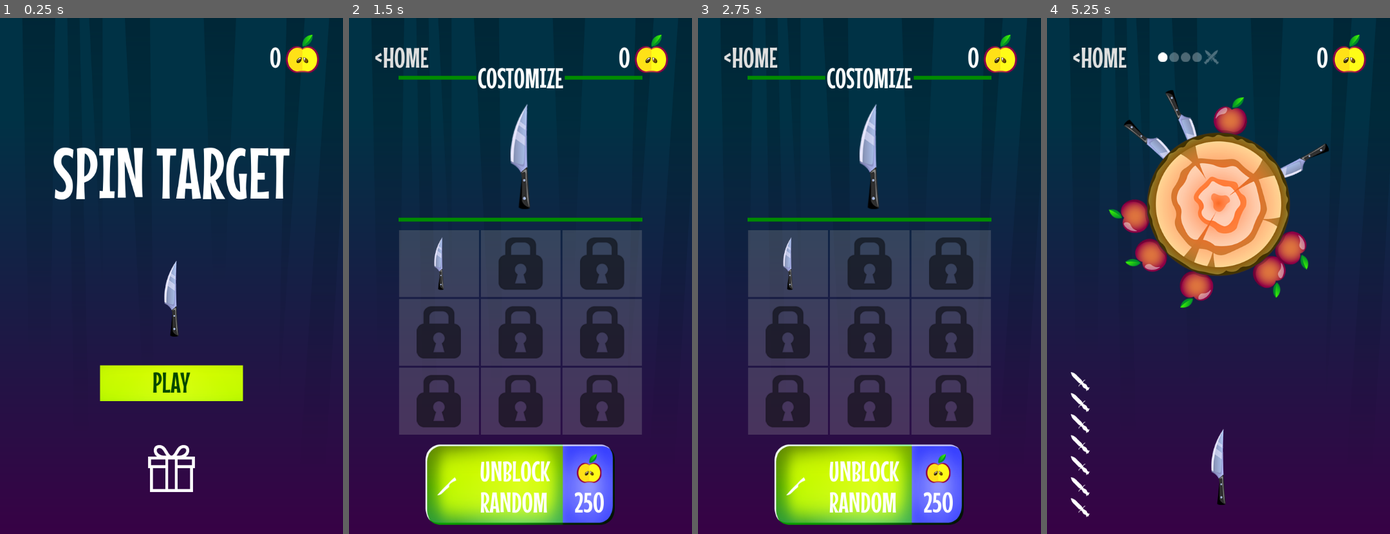
Above: before the commit, frames 1-4 (left to right).
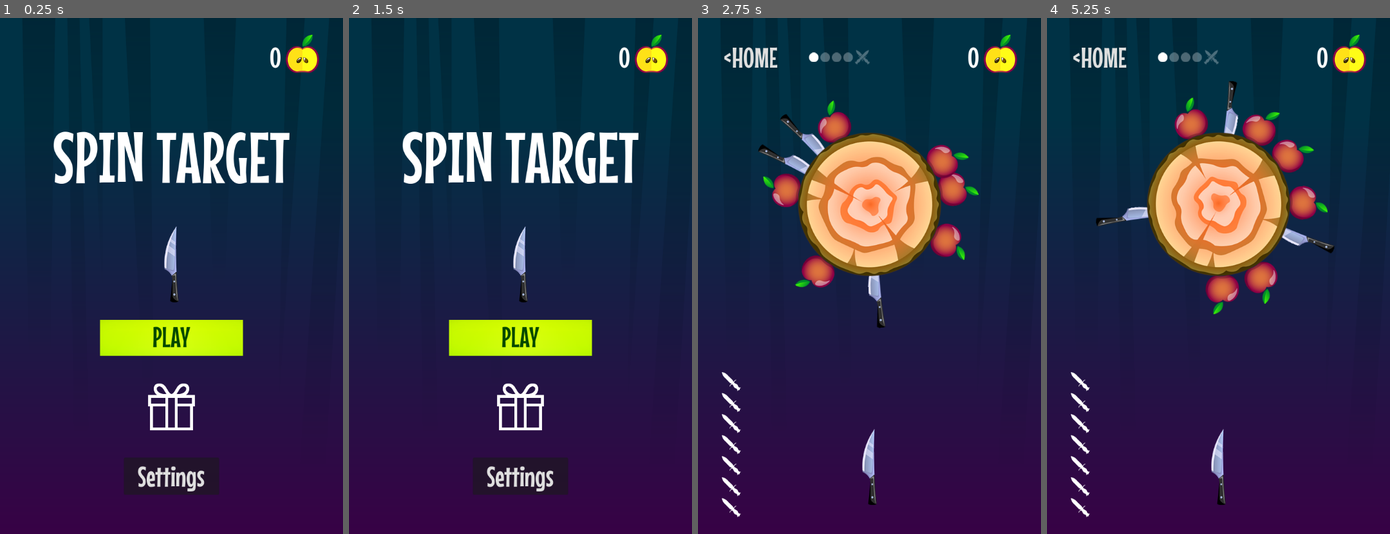
Above: after the commit, the same moments.

Repository: top-it-090304/Spin-Target
Game: Godot game, scene res://scens/start_screen/start_screen.tscn
Same seed, same stepped clock (60 frames per second), same inputs: the game is played once before the commit and once after it.
Inputs (mouse positions are in pixels of both pictures, inside the frame that each line leads up to):
- Up to frame 1 (0.25 s): no input
- Up to frame 2 (1.5 s): click (520, 477) at 0.5 s, where only the run after the commit has a clickable "Settings"; click (520, 497) at 1.25 s, where only the run after the commit has a clickable "Back"
- Up to frame 3 (2.75 s): click (869, 337) at 2 s, where only the run after the commit has a clickable "PLAY"
- Up to frame 4 (5.25 s): click "<HOME" at 2.75 s; click "PLAY" at 3.5 s; click "<HOME" at 4.25 s; click "PLAY" at 5 s

The runs differ from the first frame. In frame 1, 13% of the frame differs, in the area x 15-85%, y 22-93%; in frame 2, 36%; in frame 3, 41%, in the area x 6-86%, y 6-99%; in frame 4, 6.1%.

Commit message:
Мегакоммит добавлена система combo адаптивный UI под различные устройства добавлено меню с настройками скорость вращения мишени  переработана

Diff:
--- a/spin-target/core/events.gd
+++ b/spin-target/core/events.gd
@@ -1,7 +1,9 @@
 extends Node
 
-enum LOCATIONS { START, GAME, SHOP }
+enum LOCATIONS { START, GAME, SHOP, SETTINGS }
 
 signal location_changed(location: LOCATIONS)
 signal apples_changed(apples: int)
 signal knives_changed()
+signal combo_changed(combo: int, multiplier: float)
+signal combo_broken()
--- a/spin-target/core/globals.gd
+++ b/spin-target/core/globals.gd
@@ -3,7 +3,8 @@
 var location_to_scene = {
 	Events.LOCATIONS.GAME: preload("res://scens/game/game.tscn"),
 	Events.LOCATIONS.START: preload("res://scens/start_screen/start_screen.tscn"),
-	Events.LOCATIONS.SHOP: preload("res://scens/knife_shop/knife_shop.tscn")
+	Events.LOCATIONS.SHOP: preload("res://scens/knife_shop/knife_shop.tscn"),
+	Events.LOCATIONS.SETTINGS: preload("res://scens/settings/settings.tscn")
 }
 
 var rmg := RandomNumberGenerator.new()
@@ -18,6 +19,16 @@
 
 var total_levels_passed: int = 0
 var max_level_record: int = 0
+
+# Combo system
+var current_combo: int = 0
+var combo_multiplier: float = 1.0
+const COMBO_MULTIPLIER_STEP: float = 0.1
+const MAX_COMBO_MULTIPLIER: float = 3.0
+
+# Settings
+var music_volume: float = 0.8
+var sfx_volume: float = 0.8
 
 var knife_prices: Array[int] = [
 	250,  500, 1000,
@@ -49,6 +60,24 @@
 		apples = 0
 	Events.apples_changed.emit(apples)
 	_save_progress()
+
+
+func increase_combo() -> void:
+	current_combo += 1
+	combo_multiplier = min(1.0 + (current_combo - 1) * COMBO_MULTIPLIER_STEP, MAX_COMBO_MULTIPLIER)
+	Events.combo_changed.emit(current_combo, combo_multiplier)
+
+
+func reset_combo() -> void:
+	if current_combo > 0:
+		Events.combo_broken.emit()
+	current_combo = 0
+	combo_multiplier = 1.0
+	Events.combo_changed.emit(current_combo, combo_multiplier)
+
+
+func get_combo_bonus_apples(base_apples: int) -> int:
+	return int(base_apples * combo_multiplier)
 
 
 func can_spend_apples(cost: int) -> bool:
@@ -149,6 +178,8 @@
 	config.set_value("progress", "unlocked_knives", unlocked_knives)
 	config.set_value("progress", "total_levels_passed", total_levels_passed)
 	config.set_value("progress", "max_level_record", max_level_record)
+	config.set_value("settings", "music_volume", music_volume)
+	config.set_value("settings", "sfx_volume", sfx_volume)
 	config.save("user://save.cfg")
 
 
@@ -167,8 +198,39 @@
 	total_levels_passed = int(config.get_value("progress", "total_levels_passed", 0))
 	max_level_record = int(config.get_value("progress", "max_level_record", 0))
 
+	music_volume = float(config.get_value("settings", "music_volume", 0.8))
+	sfx_volume = float(config.get_value("settings", "sfx_volume", 0.8))
+
 	if unlocked_knives.size() != KNIVES_COUNT:
 		_init_knives()
 	else:
 		Events.apples_changed.emit(apples)
 		Events.knives_changed.emit()
+
+	_apply_audio_settings()
+
+
+func _apply_audio_settings() -> void:
+	var music_bus_idx := AudioServer.get_bus_index("Music")
+	var sfx_bus_idx := AudioServer.get_bus_index("SFX")
+
+	if music_bus_idx >= 0:
+		AudioServer.set_bus_volume_db(music_bus_idx, linear_to_db(music_volume))
+	if sfx_bus_idx >= 0:
+		AudioServer.set_bus_volume_db(sfx_bus_idx, linear_to_db(sfx_volume))
+
+
+func set_music_volume(volume: float) -> void:
+	music_volume = clamp(volume, 0.0, 1.0)
+	var music_bus_idx := AudioServer.get_bus_index("Music")
+	if music_bus_idx >= 0:
+		AudioServer.set_bus_volume_db(music_bus_idx, linear_to_db(music_volume))
+	_save_progress()
+
+
+func set_sfx_volume(volume: float) -> void:
+	sfx_volume = clamp(volume, 0.0, 1.0)
+	var sfx_bus_idx := AudioServer.get_bus_index("SFX")
+	if sfx_bus_idx >= 0:
+		AudioServer.set_bus_volume_db(sfx_bus_idx, linear_to_db(sfx_volume))
+	_save_progress()
--- a/spin-target/elements/Knife_shooter/knifeshooter.gd
+++ b/spin-target/elements/Knife_shooter/knifeshooter.gd
@@ -34,7 +34,15 @@
 	# бросок только если нож в руке (не на мишени)
 	if not is_instance_valid(knife) or knife.get_parent() != self:
 		return
-	if event is InputEventScreenTouch and event.is_pressed() and timer.time_left <= 0:
+
+	# Поддержка тач-экрана, мыши и геймпада
+	var should_throw := false
+	if event is InputEventScreenTouch and event.is_pressed():
+		should_throw = true
+	elif event.is_action_pressed("throw_knife"):
+		should_throw = true
+
+	if should_throw and timer.time_left <= 0:
 		knife.throw()
 		timer.start()
 
--- a/spin-target/elements/apple/apple.gd
+++ b/spin-target/elements/apple/apple.gd
@@ -14,12 +14,16 @@
 	if not is_hitted:
 		is_hitted = true
 		sprite.hide()
+
+		# Применяем бонус комбо к наградам
 		if Globals.current_level == Globals.LEVEL_COUNT - 1:
 			var boss_index := int(Globals.total_levels_passed / Globals.LEVEL_COUNT) + 1
 			var reward_per_apple := boss_index * 10
-			Globals.add_apples(reward_per_apple)
+			var bonus_reward := Globals.get_combo_bonus_apples(reward_per_apple)
+			Globals.add_apples(bonus_reward)
 		else:
-			Globals.add_apples(1)
+			var bonus_reward := Globals.get_combo_bonus_apples(1)
+			Globals.add_apples(bonus_reward)
 
 		var tween = create_tween()
 		for particle in particles:
--- a/spin-target/elements/knife/knife.gd
+++ b/spin-target/elements/knife/knife.gd
@@ -47,12 +47,18 @@
 		_play_wood_hit_sound()
 		add_knife_to_target(collider)
 		change_state(State.IDLE)
+		# Увеличиваем комбо при успешном попадании
+		Globals.increase_combo()
 	elif collider is Knife:
 		_play_hit_sound()
 		throw_away(collision.get_normal())
+		# Сбрасываем комбо при столкновении с другим ножом
+		Globals.reset_combo()
 	else:
 		_play_wood_hit_sound()
 		throw_away(collision.get_normal())
+		# Сбрасываем комбо при промахе
+		Globals.reset_combo()
 
 
 func _play_hit_sound() -> void:
--- a/spin-target/elements/targets/target/target.gd
+++ b/spin-target/elements/targets/target/target.gd
@@ -15,6 +15,12 @@
 var speed := PI
 
 var remaining_apples: int = 0
+
+# Динамическая скорость
+var base_speed := PI
+var speed_change_time := 0.0
+var speed_change_interval := 2.0
+var is_accelerating := true
 
 @onready var items_container := $ItemsContainer
 @onready var sprite := $Sprite2D
@@ -55,9 +61,19 @@
 
 func _update_rotation(delta: float) -> void:
 	phase_time += delta
+	speed_change_time += delta
 
 	var level_idx := Globals.current_level
 	var last_level := Globals.LEVEL_COUNT - 1
+
+	# Динамическое изменение скорости для всех уровней кроме первого
+	if level_idx > 0 and speed_change_time >= speed_change_interval:
+		speed_change_time = 0.0
+		if is_accelerating:
+			speed = base_speed * Globals.rmg.randf_range(1.2, 1.8)
+		else:
+			speed = base_speed * Globals.rmg.randf_range(0.6, 0.9)
+		is_accelerating = not is_accelerating
 
 	if level_idx == last_level:
 		# босс: полностью непредсказуемое вращение
--- a/spin-target/elements/ui/hud/hud.gd
+++ b/spin-target/elements/ui/hud/hud.gd
@@ -3,14 +3,17 @@
 @onready var apples_label := $MarginContainer/VBoxContainer/HBoxContainer/HBoxContainer2/Label
 @onready var knives_row := $MarginContainer/VBoxContainer/HBoxContainer2/VBoxContainer
 @onready var level_icons_row := $MarginContainer/VBoxContainer/HBoxContainer/HBoxContainer
+@onready var combo_label := $ComboLabel
 
 
 func _ready() -> void:
 	Events.apples_changed.connect(_on_apples_changed)
+	Events.combo_changed.connect(_on_combo_changed)
 	_on_apples_changed(Globals.apples)
 	_hide_home_on_start()
 	_update_knives_visual()
 	_update_level_icons()
+	_update_combo_display()
 
 
 func _process(_delta: float) -> void:
@@ -21,6 +24,30 @@
 func _on_apples_changed(apples: int) -> void:
 	if apples_label:
 		apples_label.text = str(apples)
+
+
+func _on_combo_changed(combo: int, multiplier: float) -> void:
+	_update_combo_display()
+
+
+func _update_combo_display() -> void:
+	if not combo_label:
+		return
+
+	var current_scene := get_tree().current_scene
+	var is_game := current_scene and current_scene.name == "Game"
+
+	if not is_game or Globals.current_combo <= 0:
+		combo_label.hide()
+		return
+
+	combo_label.show()
+	combo_label.text = "COMBO x%d\n%.1fx" % [Globals.current_combo, Globals.combo_multiplier]
+
+	# Анимация при увеличении комбо
+	var tween := create_tween()
+	tween.tween_property(combo_label, "scale", Vector2(1.2, 1.2), 0.1)
+	tween.tween_property(combo_label, "scale", Vector2(1.0, 1.0), 0.1)
 
 
 func _on_home_button_pressed() -> void:
--- a/spin-target/elements/ui/hud/hud.tscn
+++ b/spin-target/elements/ui/hud/hud.tscn
@@ -144,4 +144,26 @@
 layout_mode = 2
 texture = ExtResource("5_2xxep")
 
+[node name="ComboLabel" type="Label" parent="."]
+visible = false
+anchors_preset = 8
+anchor_left = 0.5
+anchor_top = 0.5
+anchor_right = 0.5
+anchor_bottom = 0.5
+offset_left = -100.0
+offset_top = -50.0
+offset_right = 100.0
+offset_bottom = 50.0
+grow_horizontal = 2
+grow_vertical = 2
+theme_override_colors/font_color = Color(1, 0.8, 0, 1)
+theme_override_colors/font_outline_color = Color(0, 0, 0, 1)
+theme_override_constants/outline_size = 8
+theme_override_font_sizes/font_size = 32
+text = "COMBO x5
+1.5x"
+horizontal_alignment = 1
+vertical_alignment = 1
+
 [connection signal="pressed" from="MarginContainer/VBoxContainer/HBoxContainer/HomeButton" to="." method="_on_home_button_pressed"]
--- /dev/null
+++ b/spin-target/elements/ui/pause_menu/pause_menu.gd
@@ -0,0 +1,44 @@
+extends CanvasLayer
+
+
+func _ready() -> void:
+	hide()
+	process_mode = Node.PROCESS_MODE_ALWAYS
+
+
+func _unhandled_input(event: InputEvent) -> void:
+	if event.is_action_pressed("ui_cancel"):
+		toggle_pause()
+
+
+func toggle_pause() -> void:
+	if visible:
+		resume()
+	else:
+		pause()
+
+
+func pause() -> void:
+	get_tree().paused = true
+	show()
+
+
+func resume() -> void:
+	get_tree().paused = false
+	hide()
+
+
+func _on_resume_button_pressed() -> void:
+	resume()
+
+
+func _on_restart_button_pressed() -> void:
+	get_tree().paused = false
+	Globals.reset_combo()
+	Events.location_changed.emit(Events.LOCATIONS.GAME)
+
+
+func _on_menu_button_pressed() -> void:
+	get_tree().paused = false
+	Globals.reset_combo()
+	Events.location_changed.emit(Events.LOCATIONS.START)
--- /dev/null
+++ b/spin-target/elements/ui/pause_menu/pause_menu.tscn
@@ -0,0 +1,55 @@
+[gd_scene load_steps=2 format=3 uid="uid://bqw8yxvn5qn3h"]
+
+[ext_resource type="Script" path="res://elements/ui/pause_menu/pause_menu.gd" id="1_pause"]
+
+[node name="PauseMenu" type="CanvasLayer"]
+layer = 10
+script = ExtResource("1_pause")
+
+[node name="ColorRect" type="ColorRect" parent="."]
+anchors_preset = 15
+anchor_right = 1.0
+anchor_bottom = 1.0
+grow_horizontal = 2
+grow_vertical = 2
+color = Color(0, 0, 0, 0.7)
+
+[node name="CenterContainer" type="CenterContainer" parent="."]
+anchors_preset = 15
+anchor_right = 1.0
+anchor_bottom = 1.0
+grow_horizontal = 2
+grow_vertical = 2
+
+[node name="VBoxContainer" type="VBoxContainer" parent="CenterContainer"]
+layout_mode = 2
+theme_override_constants/separation = 20
+
+[node name="Label" type="Label" parent="CenterContainer/VBoxContainer"]
+layout_mode = 2
+theme_override_colors/font_color = Color(1, 1, 1, 1)
+theme_override_font_sizes/font_size = 48
+text = "PAUSED"
+horizontal_alignment = 1
+
+[node name="ResumeButton" type="Button" parent="CenterContainer/VBoxContainer"]
+custom_minimum_size = Vector2(300, 60)
+layout_mode = 2
+theme_override_font_sizes/font_size = 24
+text = "Resume"
+
+[node name="RestartButton" type="Button" parent="CenterContainer/VBoxContainer"]
+custom_minimum_size = Vector2(300, 60)
+layout_mode = 2
+theme_override_font_sizes/font_size = 24
+text = "Restart"
+
+[node name="MenuButton" type="Button" parent="CenterContainer/VBoxContainer"]
+custom_minimum_size = Vector2(300, 60)
+layout_mode = 2
+theme_override_font_sizes/font_size = 24
+text = "Main Menu"
+
+[connection signal="pressed" from="CenterContainer/VBoxContainer/ResumeButton" to="." method="_on_resume_button_pressed"]
+[connection signal="pressed" from="CenterContainer/VBoxContainer/RestartButton" to="." method="_on_restart_button_pressed"]
+[connection signal="pressed" from="CenterContainer/VBoxContainer/MenuButton" to="." method="_on_menu_button_pressed"]
--- a/spin-target/project.godot
+++ b/spin-target/project.godot
@@ -25,13 +25,36 @@
 
 window/size/viewport_width=720
 window/size/viewport_height=1080
+window/size/resizable=true
+window/size/window_width_override=720
+window/size/window_height_override=1080
 window/stretch/mode="viewport"
-window/stretch/aspect="expand"
+window/stretch/aspect="keep"
 window/handheld/orientation=1
 
 [gui]
 
 theme/custom="uid://jfh2k0y7oq5k"
+
+[input]
+
+ui_accept={
+"deadzone": 0.5,
+"events": [Object(InputEventKey,"resource_local_to_scene":false,"resource_name":"","device":-1,"window_id":0,"alt_pressed":false,"shift_pressed":false,"ctrl_pressed":false,"meta_pressed":false,"pressed":false,"keycode":4194309,"physical_keycode":0,"key_label":0,"unicode":0,"location":0,"echo":false,"script":null)
+, Object(InputEventKey,"resource_local_to_scene":false,"resource_name":"","device":-1,"window_id":0,"alt_pressed":false,"shift_pressed":false,"ctrl_pressed":false,"meta_pressed":false,"pressed":false,"keycode":4194310,"physical_keycode":0,"key_label":0,"unicode":0,"location":0,"echo":false,"script":null)
+, Object(InputEventKey,"resource_local_to_scene":false,"resource_name":"","device":-1,"window_id":0,"alt_pressed":false,"shift_pressed":false,"ctrl_pressed":false,"meta_pressed":false,"pressed":false,"keycode":32,"physical_keycode":0,"key_label":0,"unicode":32,"location":0,"echo":false,"script":null)
+, Object(InputEventJoypadButton,"resource_local_to_scene":false,"resource_name":"","device":-1,"button_index":0,"pressure":0.0,"pressed":true,"script":null)
+]
+}
+throw_knife={
+"deadzone": 0.5,
+"events": [Object(InputEventJoypadButton,"resource_local_to_scene":false,"resource_name":"","device":-1,"button_index":0,"pressure":0.0,"pressed":true,"script":null)
+, Object(InputEventJoypadButton,"resource_local_to_scene":false,"resource_name":"","device":-1,"button_index":1,"pressure":0.0,"pressed":true,"script":null)
+, Object(InputEventJoypadButton,"resource_local_to_scene":false,"resource_name":"","device":-1,"button_index":2,"pressure":0.0,"pressed":true,"script":null)
+, Object(InputEventJoypadButton,"resource_local_to_scene":false,"resource_name":"","device":-1,"button_index":3,"pressure":0.0,"pressed":true,"script":null)
+, Object(InputEventMouseButton,"resource_local_to_scene":false,"resource_name":"","device":-1,"window_id":0,"alt_pressed":false,"shift_pressed":false,"ctrl_pressed":false,"meta_pressed":false,"button_mask":1,"position":Vector2(0, 0),"global_position":Vector2(0, 0),"factor":1.0,"button_index":1,"canceled":false,"pressed":true,"double_click":false,"script":null)
+]
+}
 
 [input_devices]
 
--- a/spin-target/scens/game/game.gd
+++ b/spin-target/scens/game/game.gd
@@ -3,3 +3,5 @@
 
 func _ready() -> void:
 	Music.set_music_for_level(Globals.current_level)
+	# Сбрасываем комбо при начале уровня
+	Globals.reset_combo()
--- a/spin-target/scens/game/game.tscn
+++ b/spin-target/scens/game/game.tscn
@@ -7,6 +7,7 @@
 [ext_resource type="PackedScene" uid="uid://c5w6nk4bkc8we" path="res://elements/ui/lose_banner/lose_banner.tscn" id="5_lb1"]
 [ext_resource type="PackedScene" uid="uid://ww75y3so6ud8" path="res://elements/ui/restart_overlay/restart_overlay.tscn" id="6_ro"]
 [ext_resource type="Script" path="res://scens/game/game.gd" id="7_game"]
+[ext_resource type="PackedScene" uid="uid://bqw8yxvn5qn3h" path="res://elements/ui/pause_menu/pause_menu.tscn" id="8_pause"]
 
 [node name="Game" type="Node2D"]
 script = ExtResource("7_game")
@@ -19,6 +20,8 @@
 
 [node name="RestartOverlay" parent="HUD" instance=ExtResource("6_ro")]
 
+[node name="PauseMenu" parent="." instance=ExtResource("8_pause")]
+
 [node name="Knifeshooter" parent="." instance=ExtResource("2_33bt6")]
 position = Vector2(360, 944)
 
--- /dev/null
+++ b/spin-target/scens/settings/settings.gd
@@ -0,0 +1,39 @@
+extends Control
+
+@onready var music_slider := $MarginContainer/VBoxContainer/MusicContainer/MusicSlider
+@onready var sfx_slider := $MarginContainer/VBoxContainer/SFXContainer/SFXSlider
+@onready var music_label := $MarginContainer/VBoxContainer/MusicContainer/MusicLabel
+@onready var sfx_label := $MarginContainer/VBoxContainer/SFXContainer/SFXLabel
+
+
+func _ready() -> void:
+	if music_slider:
+		music_slider.value = Globals.music_volume
+		_update_music_label(Globals.music_volume)
+	if sfx_slider:
+		sfx_slider.value = Globals.sfx_volume
+		_update_sfx_label(Globals.sfx_volume)
+
+
+func _on_music_slider_value_changed(value: float) -> void:
+	Globals.set_music_volume(value)
+	_update_music_label(value)
+
+
+func _on_sfx_slider_value_changed(value: float) -> void:
+	Globals.set_sfx_volume(value)
+	_update_sfx_label(value)
+
+
+func _update_music_label(value: float) -> void:
+	if music_label:
+		music_label.text = "Music: %d%%" % int(value * 100)
+
+
+func _update_sfx_label(value: float) -> void:
+	if sfx_label:
+		sfx_label.text = "SFX: %d%%" % int(value * 100)
+
+
+func _on_back_button_pressed() -> void:
+	Events.location_changed.emit(Events.LOCATIONS.START)
--- /dev/null
+++ b/spin-target/scens/settings/settings.tscn
@@ -0,0 +1,82 @@
+[gd_scene load_steps=2 format=3 uid="uid://c8h5yxvn5qn3h"]
+
+[ext_resource type="Script" path="res://scens/settings/settings.gd" id="1_settings"]
+
+[node name="Settings" type="Control"]
+layout_mode = 3
+anchors_preset = 15
+anchor_right = 1.0
+anchor_bottom = 1.0
+grow_horizontal = 2
+grow_vertical = 2
+script = ExtResource("1_settings")
+
+[node name="MarginContainer" type="MarginContainer" parent="."]
+layout_mode = 1
+anchors_preset = 15
+anchor_right = 1.0
+anchor_bottom = 1.0
+grow_horizontal = 2
+grow_vertical = 2
+theme_override_constants/margin_left = 50
+theme_override_constants/margin_top = 50
+theme_override_constants/margin_right = 50
+theme_override_constants/margin_bottom = 50
+
+[node name="VBoxContainer" type="VBoxContainer" parent="MarginContainer"]
+layout_mode = 2
+theme_override_constants/separation = 30
+
+[node name="Title" type="Label" parent="MarginContainer/VBoxContainer"]
+layout_mode = 2
+theme_override_font_sizes/font_size = 48
+text = "SETTINGS"
+horizontal_alignment = 1
+
+[node name="MusicContainer" type="VBoxContainer" parent="MarginContainer/VBoxContainer"]
+layout_mode = 2
+theme_override_constants/separation = 10
+
+[node name="MusicLabel" type="Label" parent="MarginContainer/VBoxContainer/MusicContainer"]
+layout_mode = 2
+theme_override_font_sizes/font_size = 24
+text = "Music: 80%"
+
+[node name="MusicSlider" type="HSlider" parent="MarginContainer/VBoxContainer/MusicContainer"]
+custom_minimum_size = Vector2(0, 40)
+layout_mode = 2
+min_value = 0.0
+max_value = 1.0
+step = 0.01
+value = 0.8
+
+[node name="SFXContainer" type="VBoxContainer" parent="MarginContainer/VBoxContainer"]
+layout_mode = 2
+theme_override_constants/separation = 10
+
+[node name="SFXLabel" type="Label" parent="MarginContainer/VBoxContainer/SFXContainer"]
+layout_mode = 2
+theme_override_font_sizes/font_size = 24
+text = "SFX: 80%"
+
+[node name="SFXSlider" type="HSlider" parent="MarginContainer/VBoxContainer/SFXContainer"]
+custom_minimum_size = Vector2(0, 40)
+layout_mode = 2
+min_value = 0.0
+max_value = 1.0
+step = 0.01
+value = 0.8
+
+[node name="Spacer" type="Control" parent="MarginContainer/VBoxContainer"]
+layout_mode = 2
+size_flags_vertical = 3
+
+[node name="BackButton" type="Button" parent="MarginContainer/VBoxContainer"]
+custom_minimum_size = Vector2(0, 60)
+layout_mode = 2
+theme_override_font_sizes/font_size = 24
+text = "Back"
+
+[connection signal="value_changed" from="MarginContainer/VBoxContainer/MusicContainer/MusicSlider" to="." method="_on_music_slider_value_changed"]
+[connection signal="value_changed" from="MarginContainer/VBoxContainer/SFXContainer/SFXSlider" to="." method="_on_sfx_slider_value_changed"]
+[connection signal="pressed" from="MarginContainer/VBoxContainer/BackButton" to="." method="_on_back_button_pressed"]
--- a/spin-target/scens/start_screen/start_screen.gd
+++ b/spin-target/scens/start_screen/start_screen.gd
@@ -21,6 +21,12 @@
 		preview.texture = texture
 
 
+func _unhandled_input(event: InputEvent) -> void:
+	# Поддержка геймпада для начала игры
+	if event.is_action_pressed("ui_accept"):
+		_on_button_pressed()
+
+
 func _on_button_pressed() -> void:
 	Globals.current_level = 0
 	Globals._save_progress()
@@ -29,3 +35,7 @@
 
 func _on_texture_button_pressed() -> void:
 	Events.location_changed.emit(Events.LOCATIONS.SHOP)
+
+
+func _on_settings_button_pressed() -> void:
+	Events.location_changed.emit(Events.LOCATIONS.SETTINGS)
--- a/spin-target/scens/start_screen/start_screen.tscn
+++ b/spin-target/scens/start_screen/start_screen.tscn
@@ -79,5 +79,15 @@
 texture_normal = ExtResource("4_6yeio")
 stretch_mode = 5
 
+[node name="CenterContainer4" type="CenterContainer" parent="MarginContainer/VBoxContainer"]
+layout_mode = 2
+size_flags_vertical = 3
+
+[node name="SettingsButton" type="Button" parent="MarginContainer/VBoxContainer/CenterContainer4"]
+custom_minimum_size = Vector2(200, 50)
+layout_mode = 2
+text = "Settings"
+
 [connection signal="pressed" from="MarginContainer/VBoxContainer/CenterContainer2/Button" to="." method="_on_button_pressed"]
 [connection signal="pressed" from="MarginContainer/VBoxContainer/CenterContainer3/TextureButton" to="." method="_on_texture_button_pressed"]
+[connection signal="pressed" from="MarginContainer/VBoxContainer/CenterContainer4/SettingsButton" to="." method="_on_settings_button_pressed"]
Not shown, added: spin-target/elements/ui/pause_menu/pause_menu.gd.uid
Not shown, added: spin-target/export_presets.cfg
Binary file added: spin-target/icon/108_108.png
Not shown, added: spin-target/icon/108_108.png.import
Binary file added: spin-target/icon/128_128.png
Not shown, added: spin-target/icon/128_128.png.import
Binary file added: spin-target/icon/172_172.png
Not shown, added: spin-target/icon/172_172.png.import
Binary file added: spin-target/icon/86_86.png
Not shown, added: spin-target/icon/86_86.png.import
Binary file added: spin-target/icon/base.png
Not shown, added: spin-target/icon/base.png.import
(and 2 more such lines)
